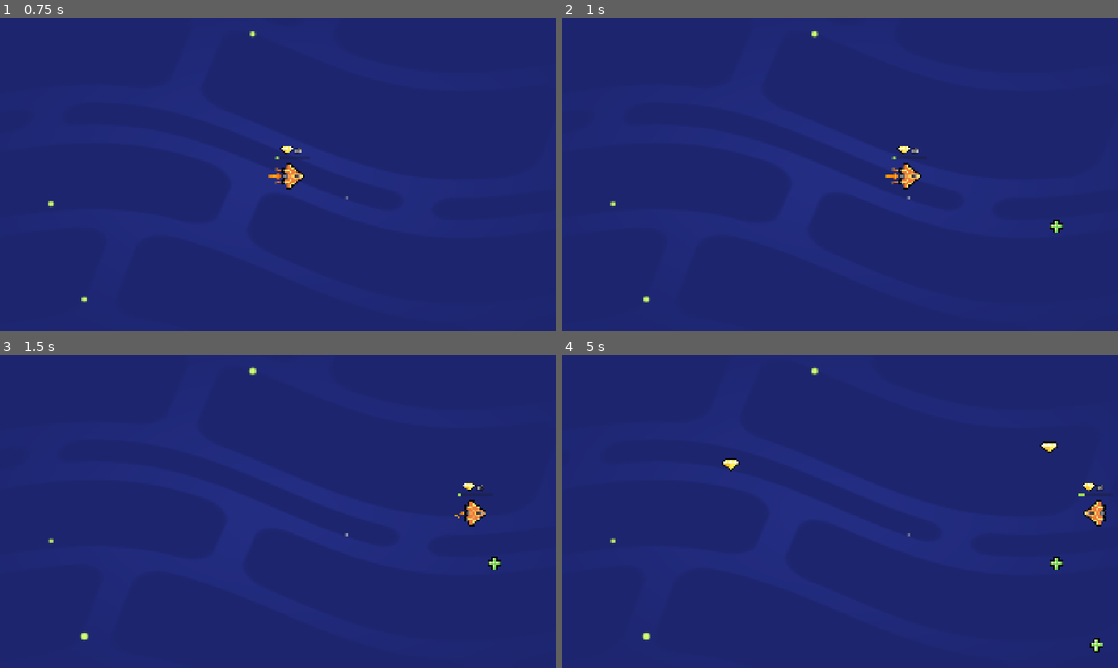
Above: before the commit, frames 1-4 (two rows, left to right).
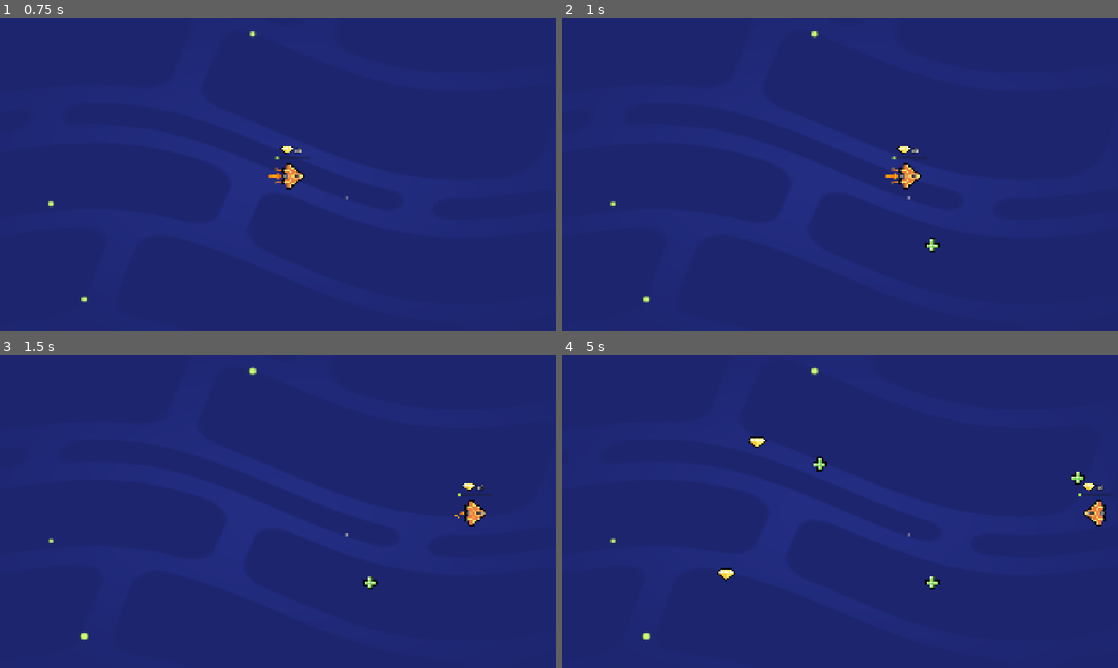
Above: after the commit, the same moments.

Repository: ivxu3/M05-Loot-It-All
Game: Godot game, scene res://lessons/space_level.tscn
Two runs of this game, one before a commit and one after it. Both use one fixed random seed, a clock stepped at 60 frames per second and the inputs below.
Inputs (mouse positions are in pixels of both pictures, inside the frame that each line leads up to):
- Up to frame 1 (0.75 s): tap Enter at 0.5 s; move the mouse to (400, 158) at 0.52 s; hold D (move_right) from 0.53 s (still down); tap Z at 0.6 s; click (400, 158) at 0.67 s
- Up to frame 2 (1 s): keep holding D (move_right); tap Space at 0.77 s
- Up to frame 3 (1.5 s): release D (move_right) at 1.25 s; drag from (166, 527) to (422, 514) at 1.27 s
- Up to frame 4 (5 s): move the mouse to (895, 442) at 2.02 s; hold D (move_right) 2.03-2.75 s; tap Z at 2.1, 3.6 s; drag from (812, 574) to (1056, 564) at 2.77 s; move the mouse to (1006, 558) at 3.52 s; hold A (move_left) 3.53-4.25 s; tap Space at 3.77 s; drag from (673, 464) to (756, 433) at 4.27 s

Frame 1 is identical in both runs. In frame 2, 0.1% of the frame differs, in the area x 65-91%, y 64-75%; in frame 3, 0.2%; in frame 4, 0.7%, in the area x 27-98%, y 26-96%.

Commit message:
M5 L10 complete

Diff:
--- a/lessons/item.gd
+++ b/lessons/item.gd
@@ -2,6 +2,18 @@
 
 func _ready() -> void:
 	area_entered.connect(_on_area_entered)
+	play_floating_animation()
+
+func play_floating_animation() -> void:
+	var tween := create_tween()
+	tween.set_trans(Tween.TRANS_SINE)
+
+	var sprite_2d := get_node("Sprite2D")
+	var position_offset := Vector2(0.0, 4.0)
+	var duration := randf_range(0.8, 1.2)
+	tween.tween_property(sprite_2d, "position", position_offset, duration)
+	tween.tween_property(sprite_2d, "position", -1.0 * position_offset, duration)
+	tween.set_loops()
 
 func _on_area_entered(area_that_entered: Area2D) -> void:
 	queue_free()
